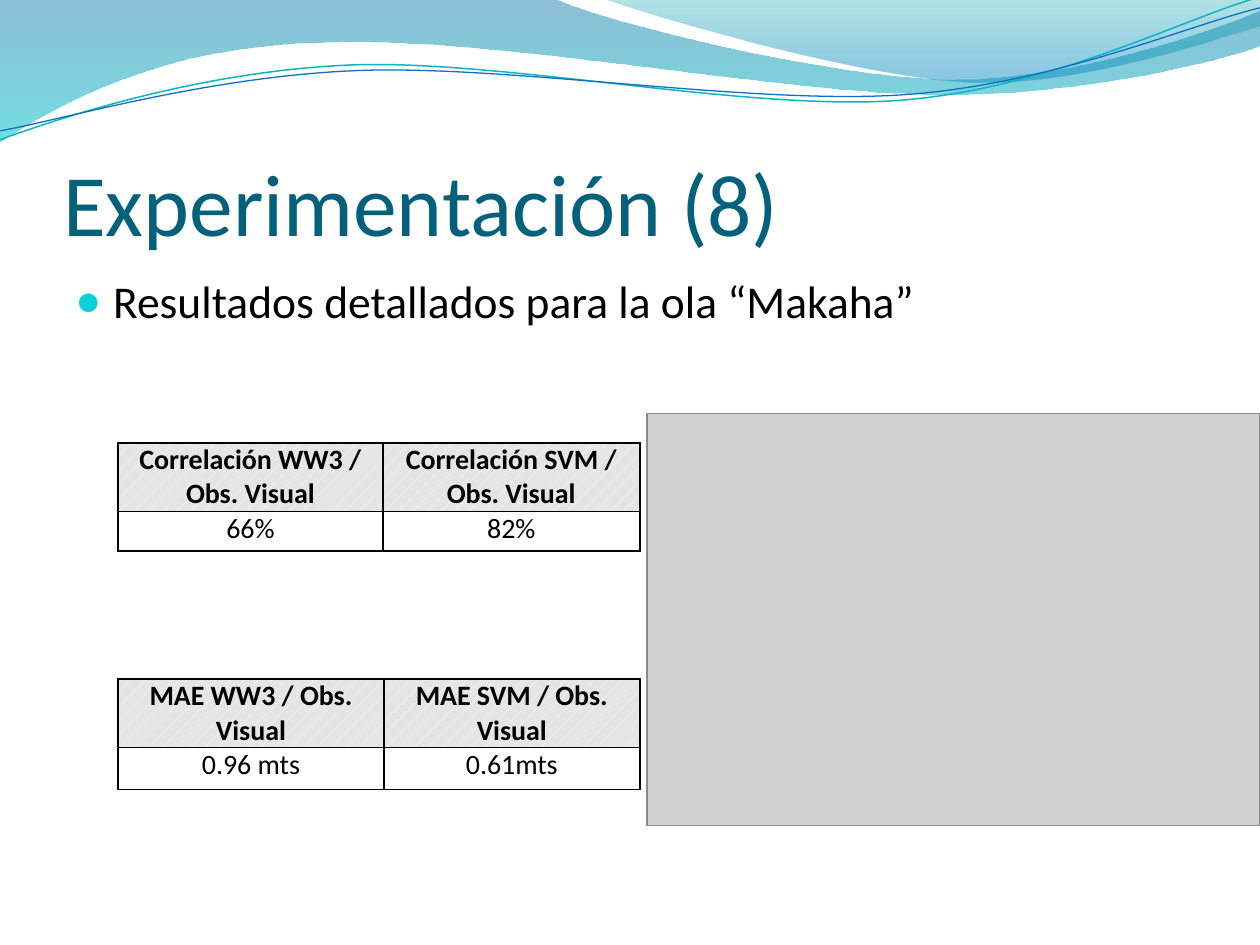
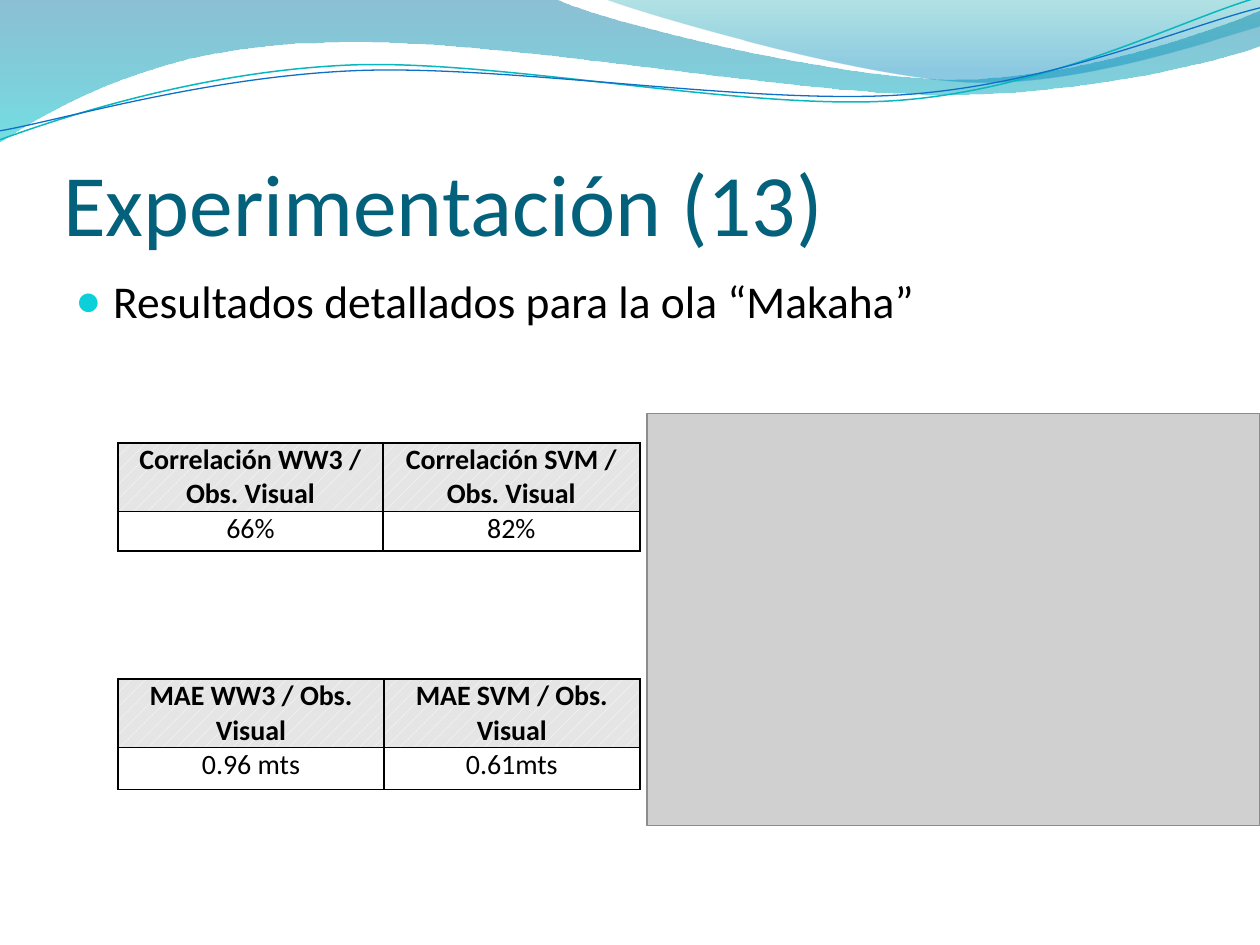
Before and after one commit to jaffadog/neuralito, a slide deck: slide 14 of neuralito/ArfGen/docs/Entregas/Informe Final/presentacion/maxi2.pptx (slide 9 before the commit). Drawn at 1260x945 pixels with LibreOffice and Linux fonts; fonts in the diff are those of the drawing; grey boxes stand for pictures; background and template pictures are left out. Boxes give left, top, right and bottom in pixels: in the first picture for what was removed or moved away, otherwise in the second. Text is boxed around its words. In the diff, an @@ line names an element or a change of style, - is before the commit and + after.

```diff
--- a/neuralito/ArfGen/docs/Entregas/Informe Final/presentacion/maxi2.pptx
+++ b/neuralito/ArfGen/docs/Entregas/Informe Final/presentacion/maxi2.pptx
@@ title at (63,172,823,250): text changed @@
-Experimentación (8)
+Experimentación (13)
```
Also in this commit, not shown: 6 other slides changed, 5 slides added.
